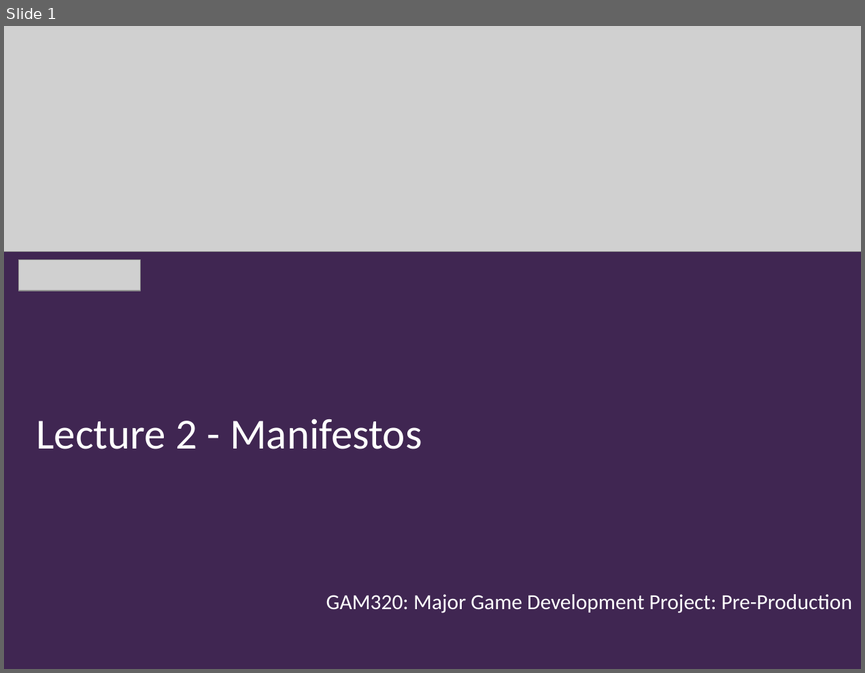
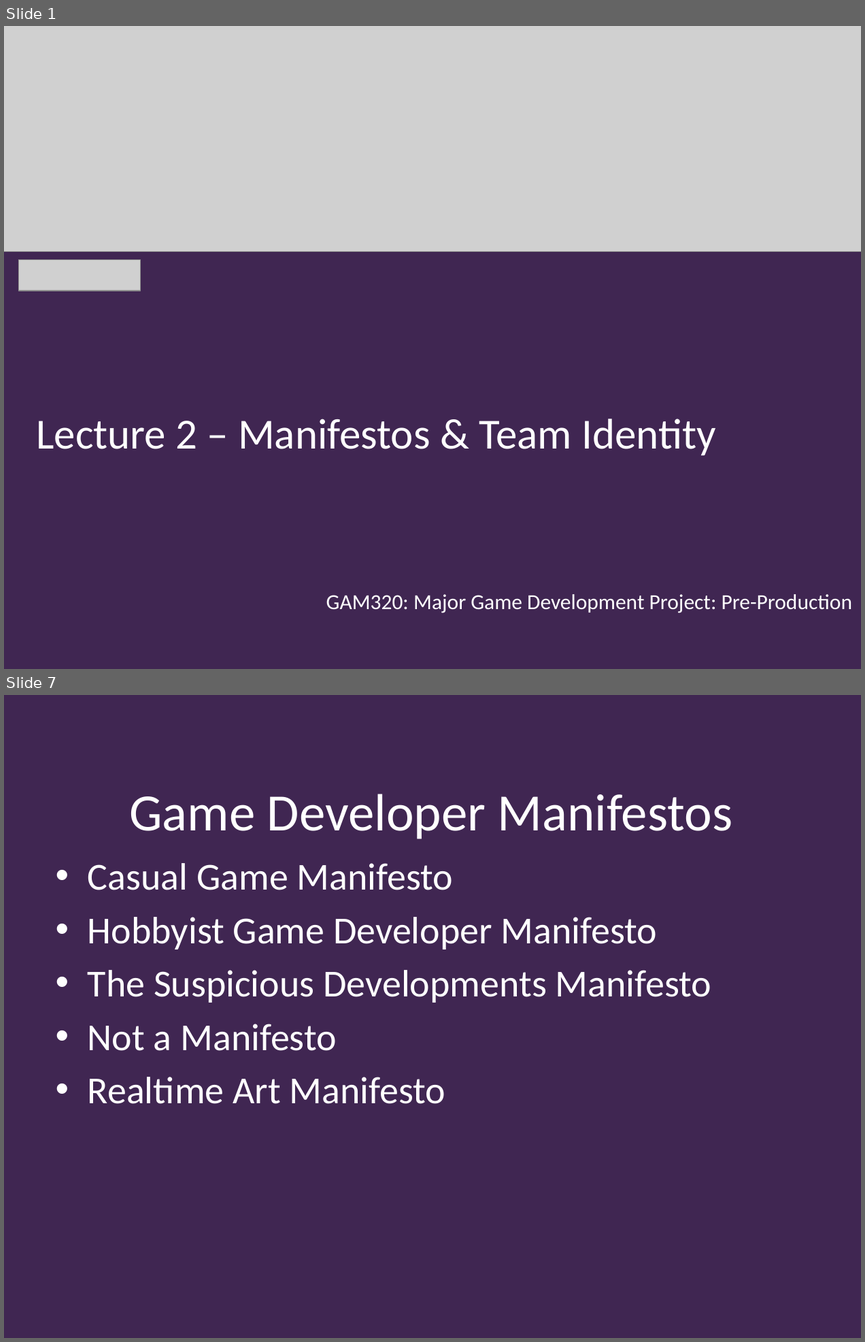
Before and after one commit to Falmouth-Games-Academy/ba-course-materials, a slide deck: GAM320/02/20-21-GAM320-02-Manifesto.pptx. Shown one above the other, each under a label of ours: slide 1 before the commit, slides 1 and 7 after it; the slides between them are not shown. The pictures are 865x673 and 865x1342 pixels, drawn with LibreOffice and Linux fonts; fonts in the diff are those of the drawing; grey boxes stand for pictures; background and template pictures are left out. Boxes give left, top, right and bottom in pixels: in the first picture for what was removed or moved away, otherwise in the second. Text is boxed around its words. In the diff, an @@ line names an element or a change of style, - is before the commit and + after.

Commit message:
Game Manifesto uploaded

```diff
--- a/GAM320/02/20-21-GAM320-02-Manifesto.pptx
+++ b/GAM320/02/20-21-GAM320-02-Manifesto.pptx
@@ slide 7 added at (x1=4, y1=695, x2=861, y2=1338), background #402652 @@
@@ title added at (x1=129, y1=794, x2=733, y2=839), 44 pt, text #FFFFFF @@
+Game Developer Manifestos
@@ text added at (x1=88, y1=863, x2=712, y2=1104), 32 pt, text #FFFFFF @@
+• Casual Game Manifesto
+• Hobbyist Game Developer Manifesto
+• The Suspicious Developments Manifesto
+• Not a Manifesto
+• Realtime Art Manifesto
@@ slide 1 changed as well @@
@@ title at (x1=36, y1=418, x2=715, y2=455): text changed @@
-Lecture 2 - Manifestos
+Lecture 2 – Manifestos & Team Identity
```
Also in this commit, not shown: 2 other slides changed, 8 other slides added.
